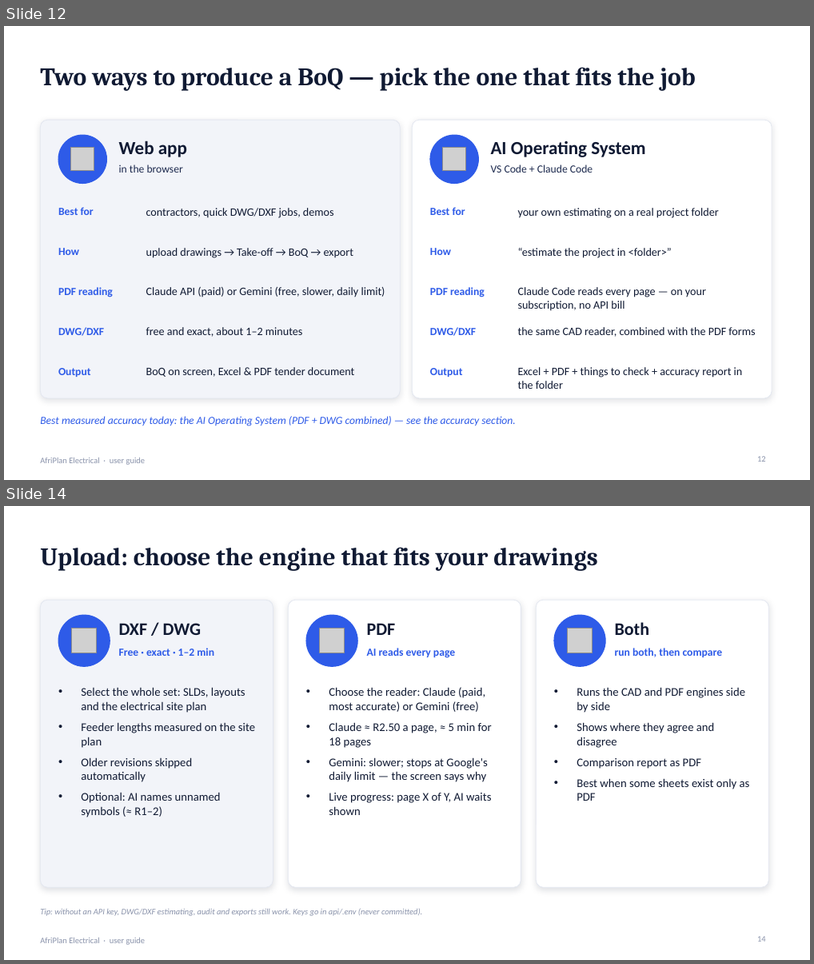
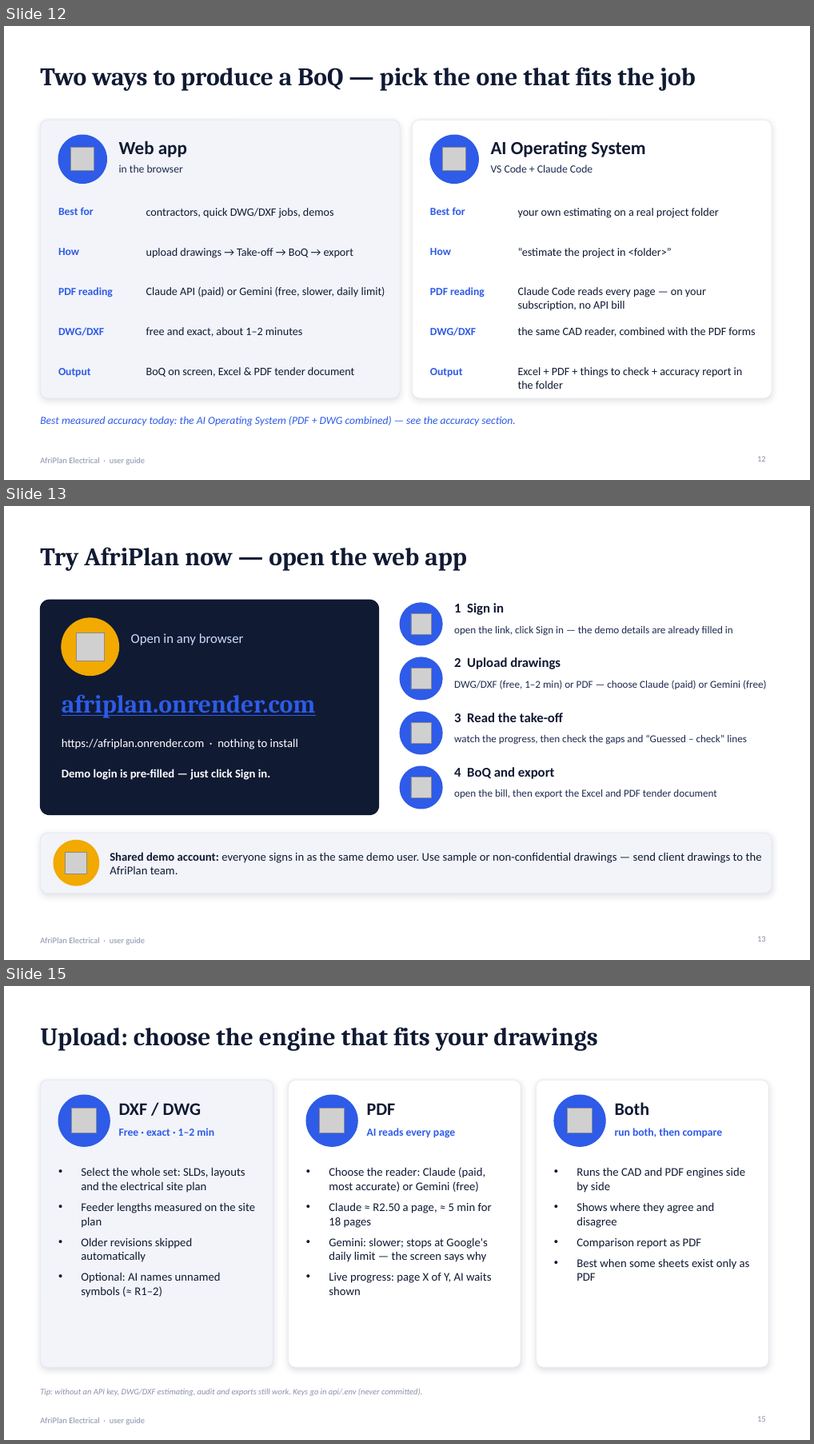
Before and after one commit to Jonathan-Lukwichi/afriplan-ai, a slide deck: docs/presentation/AfriPlan_User_Guide.pptx. Shown one above the other, each under a label of ours: slides 12 and 14 before the commit, slides 12, 13 and 15 after it; the slides between them are not shown. The pictures are 814x964 and 814x1444 pixels, drawn with LibreOffice and Linux fonts; fonts in the diff are those of the drawing; grey boxes stand for pictures. Boxes give left, top, right and bottom in pixels: in the first picture for what was removed or moved away, otherwise in the second. Text is boxed around its words. In the diff, an @@ line names an element or a change of style, - is before the commit and + after.

```diff
--- a/docs/presentation/AfriPlan_User_Guide.pptx
+++ b/docs/presentation/AfriPlan_User_Guide.pptx
@@ slide 13 added at bbox=[4, 506, 810, 960], background #FFFFFF; not listed: 1 template element that a slide beside it also shows @@
@@ title added at bbox=[40, 547, 467, 571], 30 pt, text #101A33, bold @@
+Try AfriPlan now — open the web app
@@ rounded rectangle added at bbox=[40, 600, 379, 815], fill #101A33, outline #101A33 1 pt @@
@@ ellipse added at bbox=[62, 618, 119, 676], fill #F2A900, outline #F2A900 1 pt @@
@@ ellipse added at bbox=[400, 603, 442, 645], fill #2E5BE8, outline #2E5BE8 1 pt @@
@@ picture added at bbox=[411, 614, 432, 634] @@
@@ text added at bbox=[454, 603, 504, 615], 16 pt, text #101A33, bold @@
+1 Sign in
@@ picture added at bbox=[77, 633, 105, 661] @@
@@ text added at bbox=[131, 633, 244, 645], 16 pt, text #CADCFC @@
+Open in any browser
@@ text added at bbox=[454, 626, 734, 636], 12.5 pt, text #1E2B4F @@
+open the link, click Sign in — the demo details are already filled in
@@ ellipse added at bbox=[400, 657, 442, 700], fill #2E5BE8, outline #2E5BE8 1 pt @@
@@ picture added at bbox=[411, 668, 432, 688] @@
@@ text added at bbox=[454, 657, 561, 669], 16 pt, text #101A33, bold @@
+2 Upload drawings
@@ text added at bbox=[62, 694, 316, 718], 30 pt, text #2E5BE8, bold, underline @@
+afriplan.onrender.com
@@ text added at bbox=[454, 680, 766, 689], 12.5 pt, text #1E2B4F @@
+DWG/DXF (free, 1–2 min) or PDF — choose Claude (paid) or Gemini (free)
@@ ellipse added at bbox=[400, 712, 442, 754], fill #2E5BE8, outline #2E5BE8 1 pt @@
@@ text added at bbox=[454, 712, 563, 722], 16 pt, text #101A33, bold @@
+3 Read the take-off
@@ text added at bbox=[62, 738, 298, 749], 14 pt, text #FFFFFF @@
+https://afriplan.onrender.com · nothing to install
@@ picture added at bbox=[411, 723, 432, 743] @@
@@ text added at bbox=[454, 734, 747, 744], 12.5 pt, text #1E2B4F @@
+watch the progress, then check the gaps and “Guessed – check” lines
@@ text added at bbox=[62, 768, 270, 780], 14 pt, text #FFFFFF, bold @@
+Demo login is pre-filled — just click Sign in.
@@ ellipse added at bbox=[400, 766, 442, 808], fill #2E5BE8, outline #2E5BE8 1 pt @@
@@ text added at bbox=[454, 767, 555, 779], 16 pt, text #101A33, bold @@
+4 BoQ and export
@@ picture added at bbox=[411, 777, 432, 797] @@
@@ text added at bbox=[454, 789, 717, 798], 12.5 pt, text #1E2B4F @@
+open the bill, then export the Excel and PDF tender document
@@ rounded rectangle added at bbox=[40, 832, 772, 893], fill #F2F4F9, outline #E3E7F0 0.75 pt @@
@@ ellipse added at bbox=[54, 840, 99, 885], fill #F2A900, outline #F2A900 1 pt @@
@@ picture added at bbox=[65, 852, 87, 873] @@
@@ text added at bbox=[110, 852, 762, 874], 14 pt, text #101A33 @@
+Shared demo account: everyone signs in as the same demo user. Use sample or non-confidential drawings — send client drawings to the AfriPlan team.
@@ page number added at bbox=[758, 936, 766, 941], 10 pt, text #8A93AB @@
+13
@@ what was slide 14 is now slide 15 @@
@@ page number at bbox=[758, 1416, 766, 1421]: text changed @@
-14
+15
```
Also in this commit, not shown: 6 slides changed, 5 other slides added, 2 other files.
